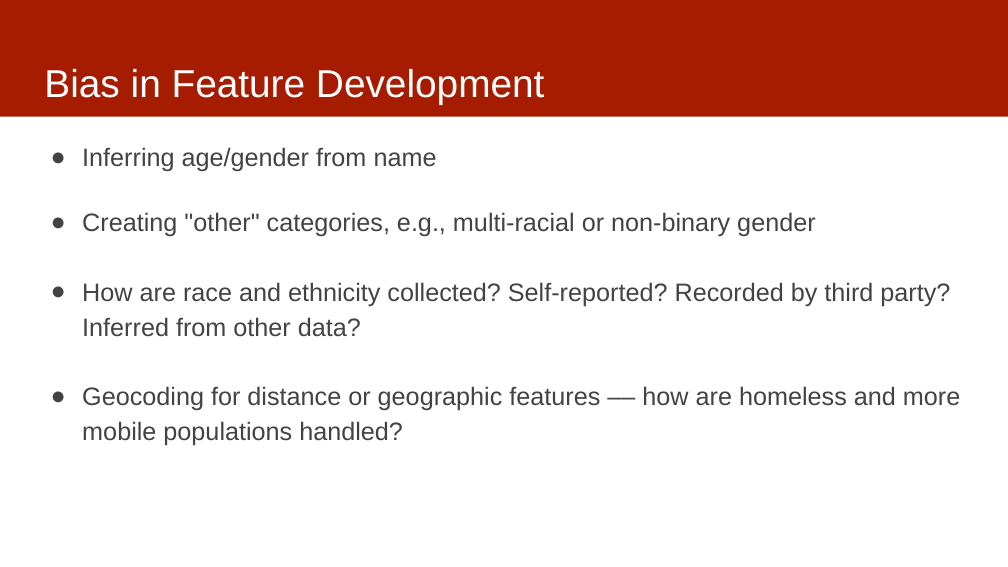
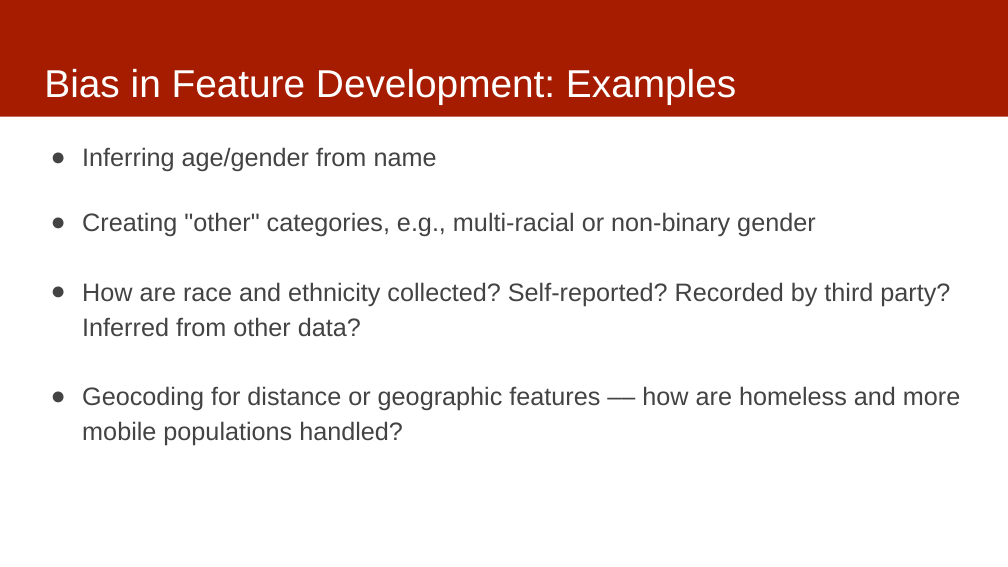
Before and after one commit to dssg/MLinPractice, a slide deck: slide 8 of Lectures/Lecture7-Features.pptx (slide 7 before the commit). Drawn at 1008x567 pixels with LibreOffice and Linux fonts; fonts in the diff are those of the drawing. Boxes give left, top, right and bottom in pixels: in the first picture for what was removed or moved away, otherwise in the second. Text is boxed around its words. In the diff, an @@ line names an element or a change of style, - is before the commit and + after.

Commit message:
features lecture updates

```diff
--- a/Lectures/Lecture7-Features.pptx
+++ b/Lectures/Lecture7-Features.pptx
@@ title at (44, 69, 736, 105): text changed @@
-Bias in Feature Development
+Bias in Feature Development: Examples
```
Also in this commit, not shown: 4 other slides changed, 2 slides added.
